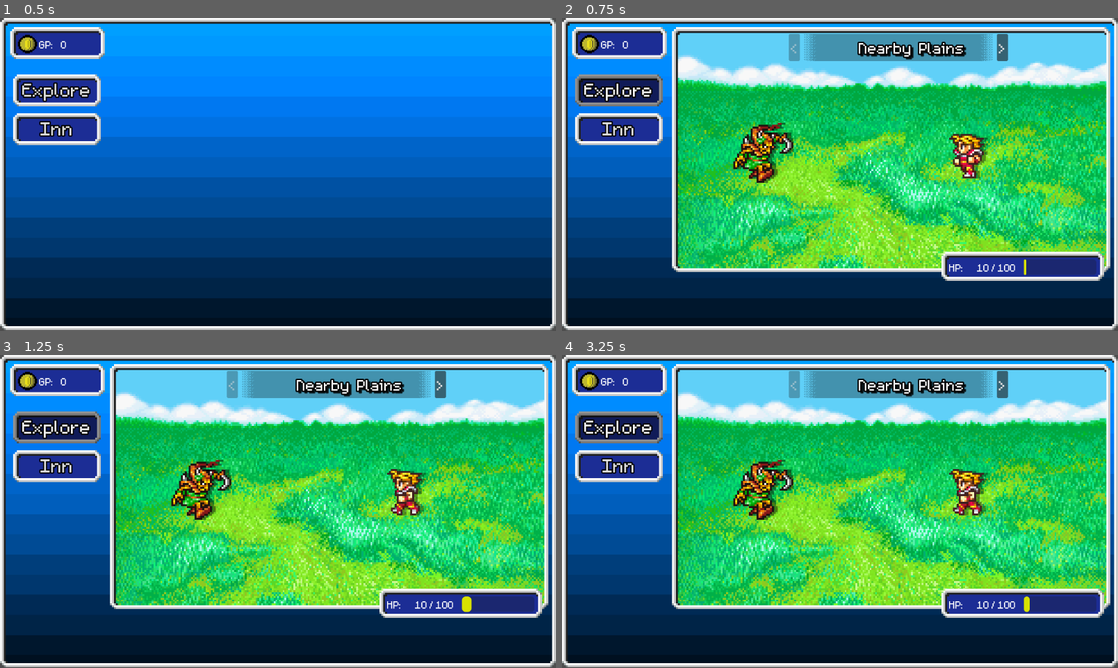
Above: before the commit, frames 1-4 (two rows, left to right).
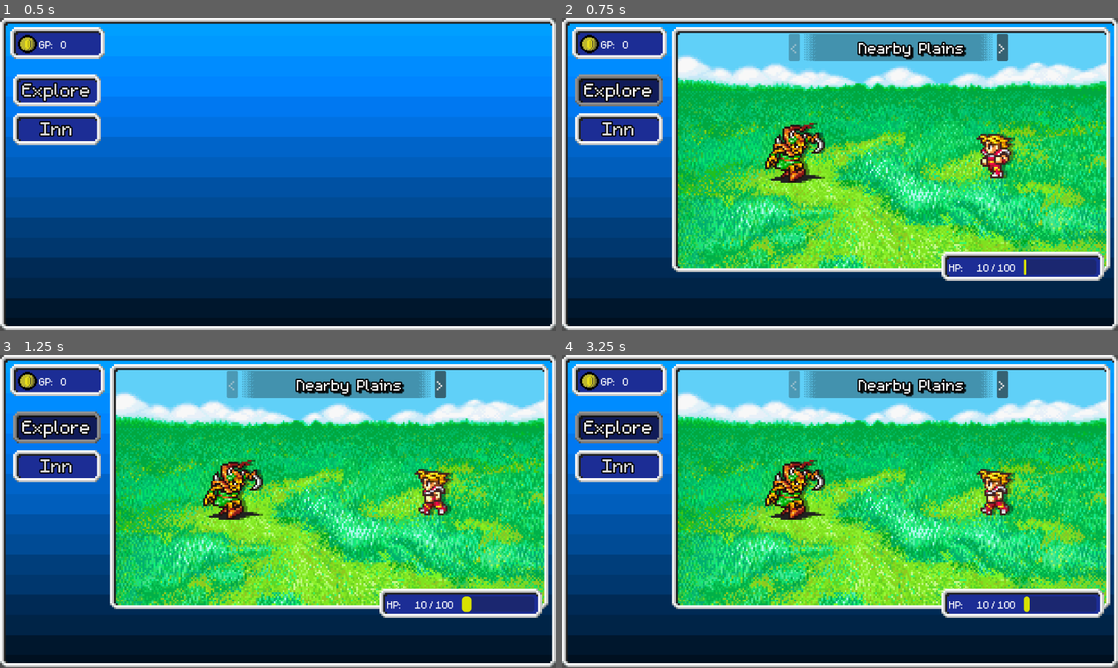
Above: after the commit, the same moments.

Repository: AyaPK/ff-incremental
Game: Godot game, scene res://scenes/main.tscn
Same seed, same stepped clock (60 frames per second), same inputs: the game is played once before the commit and once after it.
Inputs:
- Up to frame 1 (0.5 s): no input
- Up to frame 2 (0.75 s): click "Explore" at 0.5 s
- Up to frame 3 (1.25 s): no input
- Up to frame 4 (3.25 s): click "Inn" at 1.25 s; click "Stay the night (0gp)" at 2 s; click "Explore" at 2.75 s

Frame 1 is identical in both runs. In frame 2, 3.6% of the frame differs, in the area x 30-82%, y 33-53%; in frame 3, 3.7%; in frame 4, 3.7%.

Commit message:
Adjusts battle scene layout
Refines the battle scene layout by repositioning elements for improved visual balance and user experience.

The positions of characters and the respawn bar are adjusted to be more visually appealing.

Diff:
--- a/scenes/battle_scene.tscn
+++ b/scenes/battle_scene.tscn
@@ -54,10 +54,10 @@
 layout_mode = 2
 
 [node name="Character1Position" type="Marker2D" parent="."]
-position = Vector2(614, 265)
+position = Vector2(671, 265)
 
 [node name="Enemy1Position" type="Marker2D" parent="."]
-position = Vector2(189, 260)
+position = Vector2(255, 260)
 
 [node name="AreaChanger" type="HBoxContainer" parent="."]
 offset_left = 242.0
@@ -109,10 +109,10 @@
 one_shot = true
 
 [node name="RespawnBar" type="TextureProgressBar" parent="."]
-offset_left = 120.0
-offset_top = 189.0
-offset_right = 313.0
-offset_bottom = 253.0
+offset_left = 184.0
+offset_top = 187.0
+offset_right = 377.0
+offset_bottom = 251.0
 scale = Vector2(2, 2)
 max_value = 500.0
 value = 430.0
Binary file changed: assets/sprites/enemies/goblin.png
Binary file changed: assets/sprites/enemies/wolf.png
